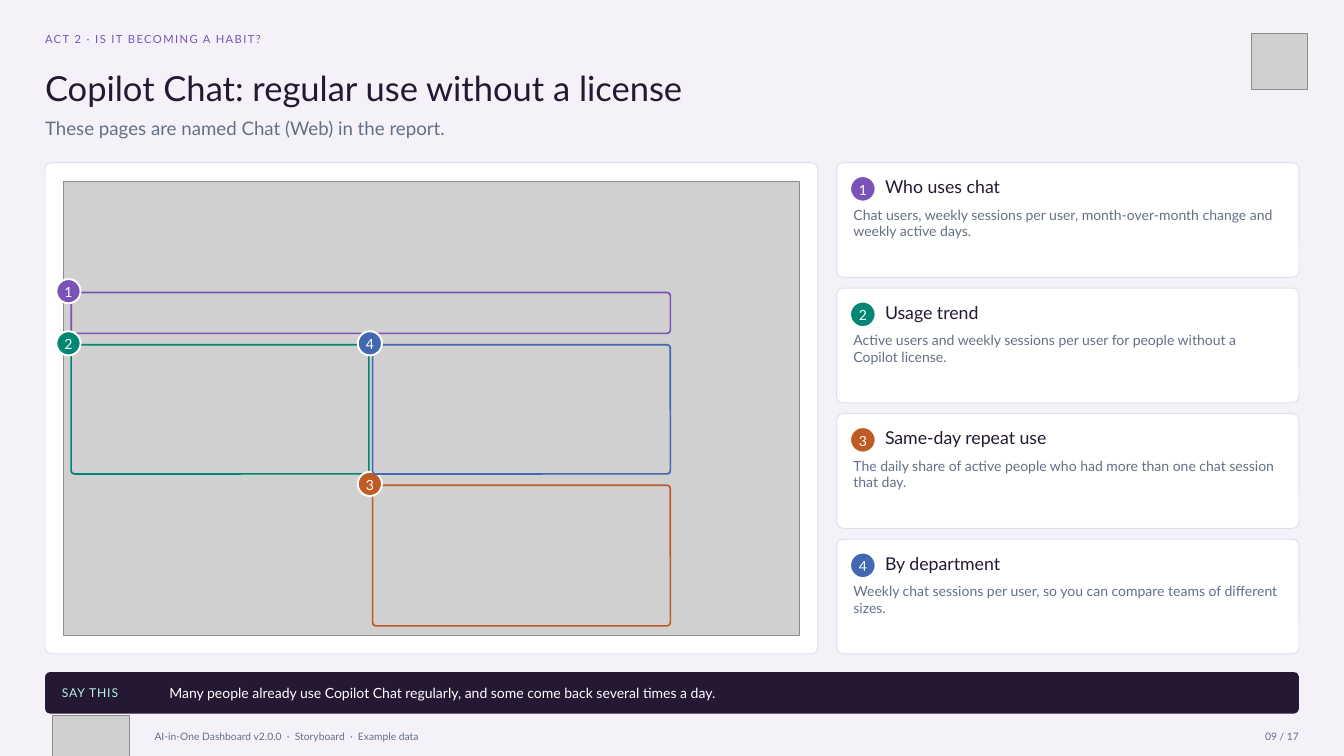
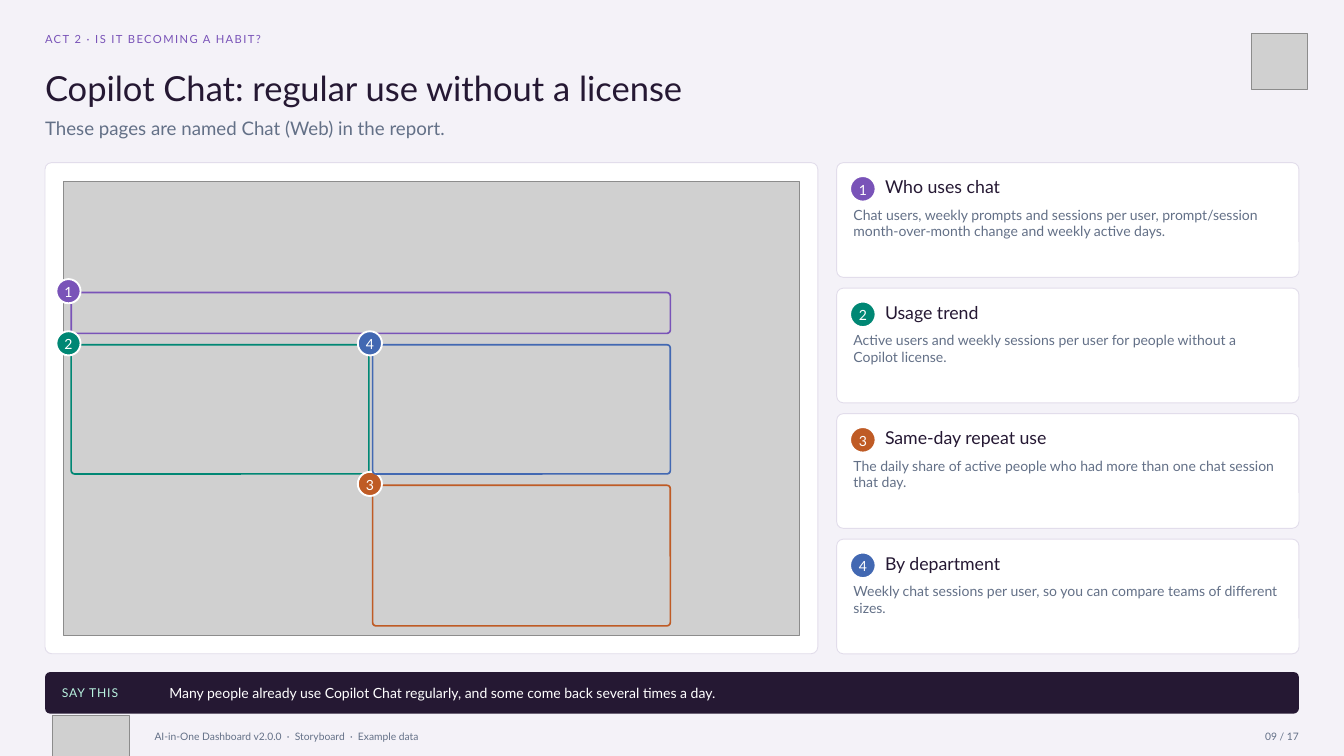
Before and after one commit to microsoft/AI-in-One-Dashboard, a slide deck: slide 9 of AI-in-One-v2.0.0-Storyboard.pptx. Drawn at 1344x756 pixels with LibreOffice and Linux fonts; fonts in the diff are those of the drawing; grey boxes stand for pictures. Boxes give left, top, right and bottom in pixels: in the first picture for what was removed or moved away, otherwise in the second. Text is boxed around its words. In the diff, an @@ line names an element or a change of style, - is before the commit and + after.

```diff
--- a/AI-in-One-v2.0.0-Storyboard.pptx
+++ b/AI-in-One-v2.0.0-Storyboard.pptx
@@ text at <box>853,209,1257,239</box>: text changed @@
-Chat users, weekly sessions per user, month-over-month change and weekly active days.
+Chat users, weekly prompts and sessions per user, prompt/session month-over-month change and weekly active days.
```
Also in this commit, not shown: 5 other slides changed, 28 other files.
